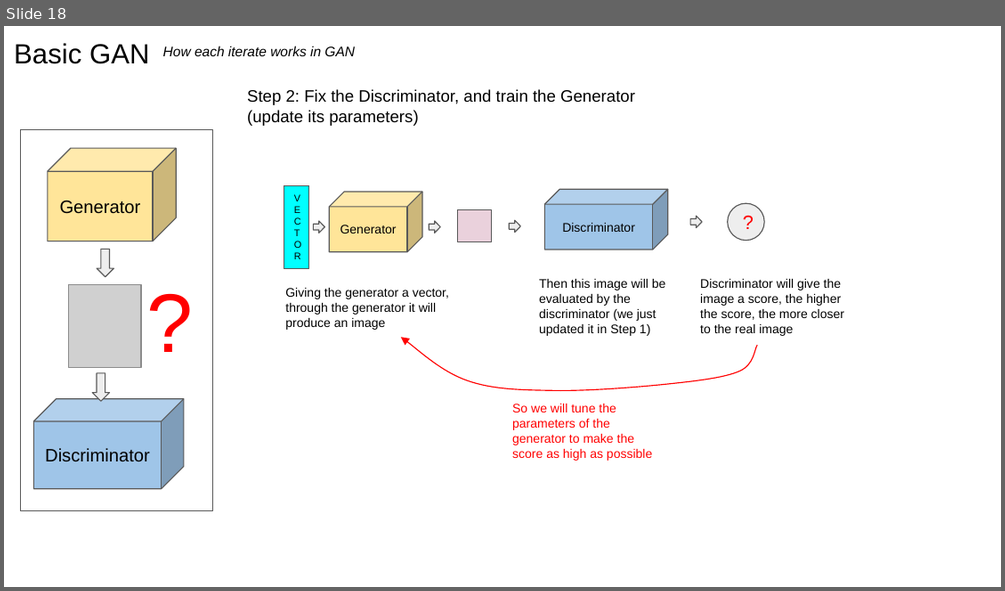
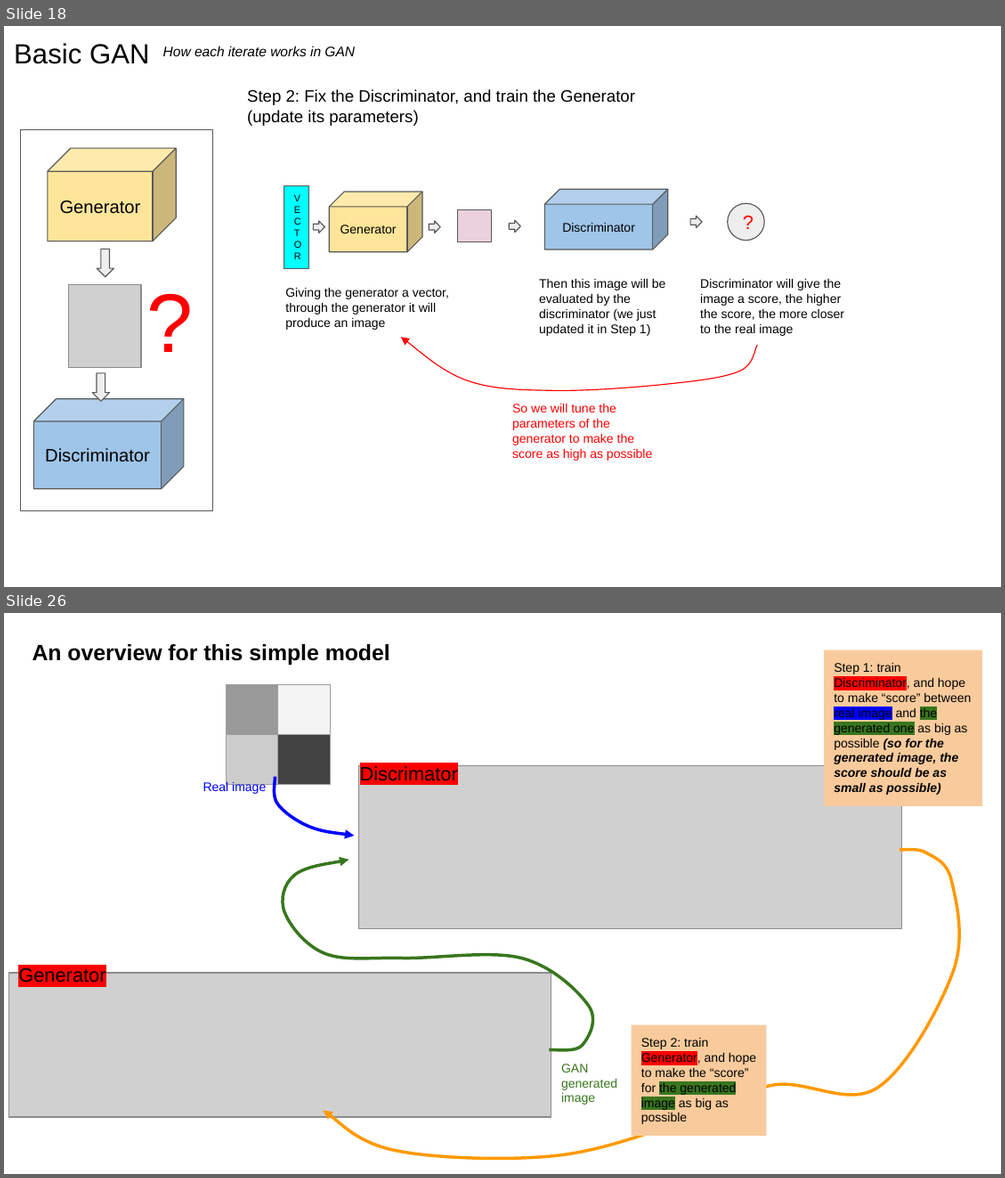
Before and after one commit to jzanetti/Sijin_ML, a slide deck: docs/source/deep_learning/slides/GAN.pptx. Shown one above the other, each under a label of ours: slide 18 before the commit, slides 18 and 26 after it; the slides between them are not shown. The pictures are 1005x591 and 1005x1178 pixels, drawn with LibreOffice and Linux fonts; fonts in the diff are those of the drawing; grey boxes stand for pictures. Boxes give left, top, right and bottom in pixels: in the first picture for what was removed or moved away, otherwise in the second. Text is boxed around its words. In the diff, an @@ line names an element or a change of style, - is before the commit and + after.

```diff
--- a/docs/source/deep_learning/slides/GAN.pptx
+++ b/docs/source/deep_learning/slides/GAN.pptx
@@ slide 26 added at [4, 613, 1001, 1174], background #FFFFFF @@
@@ text added at [32, 644, 390, 665], 16 pt, text #000000, bold @@
+An overview for this simple model
@@ rectangle added at [824, 649, 982, 806], fill #F9CB9C, 9 pt, text #000000 @@
+Step 1: train Discriminator, and hope to make “score” between real image and the generated one as big as possible (so for the generated image, the score should be as small as possible)
@@ table added at [226, 685, 329, 1012], 2 rows, 2 columns @@
+ | 
+ | 
@@ picture added at [359, 765, 901, 928] @@
@@ text added at [360, 766, 458, 781], 14 pt, text #000000 @@
+Discrimator
@@ text added at [203, 781, 266, 795], 9 pt, text #0000FF @@
+Real image
@@ freeform shape added at [275, 777, 354, 835], outline #0000FF 2.25 pt @@
@@ freeform shape added at [323, 849, 959, 1159], outline #FF9900 2.25 pt @@
@@ freeform shape added at [282, 860, 592, 1050], outline #38761D 2.25 pt @@
@@ picture added at [9, 973, 551, 1118] @@
@@ text added at [18, 967, 105, 982], 14 pt, text #000000 @@
+Generator
@@ rectangle added at [631, 1025, 767, 1135], fill #F9CB9C, 9 pt, text #000000 @@
+Step 2: train Generator, and hope to make the “score” for the generated image as big as possible
@@ text added at [561, 1063, 617, 1104], 9 pt, text #38761D @@
+GAN generated image
```
Also in this commit, not shown: 7 other slides added, 1 slide removed, 1 other file.
